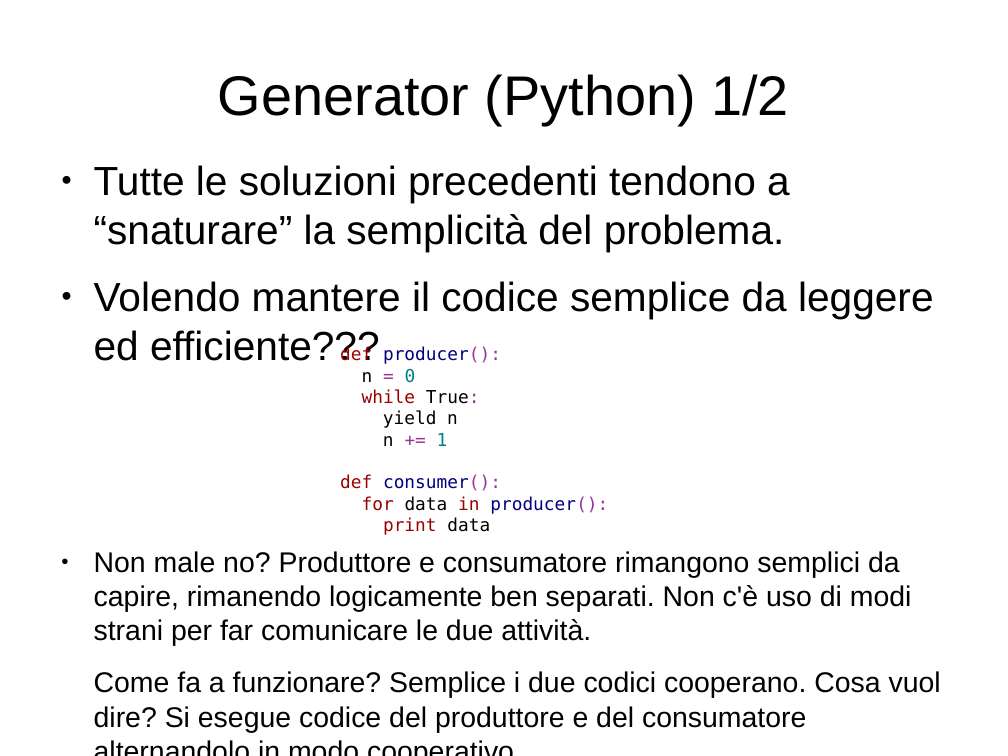
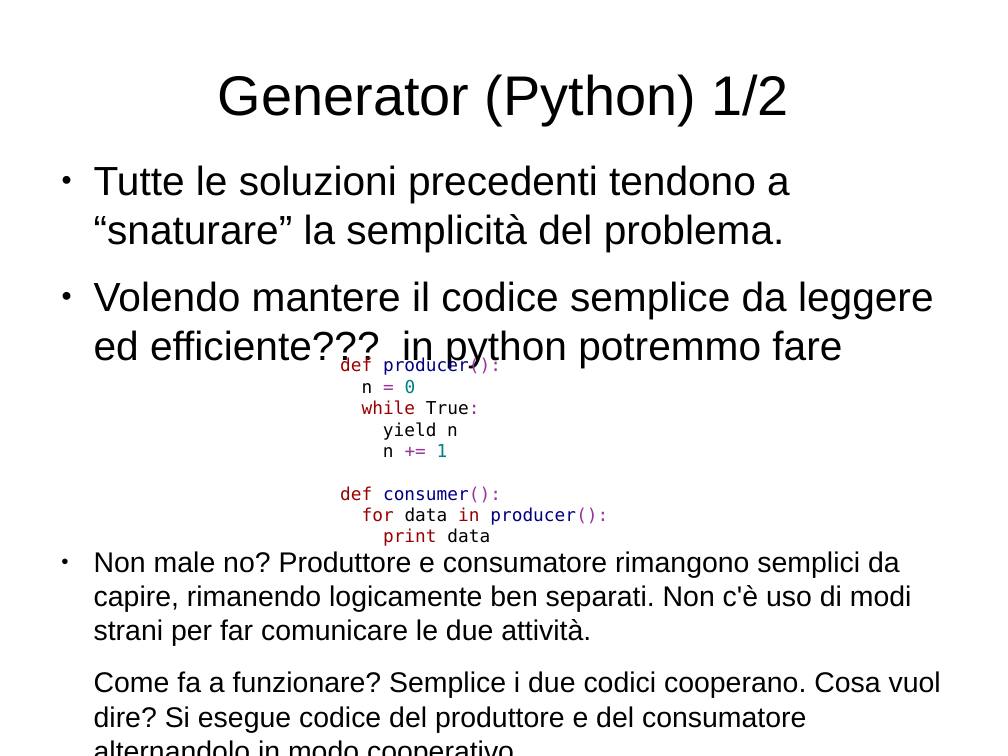
Before and after one commit to mdionisio/workshop_coroutine, a slide deck: slide 6 of presentazione.odp. Drawn at 1008x756 pixels with LibreOffice and Linux fonts; fonts in the diff are those of the drawing. Boxes give left, top, right and bottom in pixels: in the first picture for what was removed or moved away, otherwise in the second. Text is boxed around its words. In the diff, an @@ line names an element or a change of style, - is before the commit and + after.

```diff
--- a/presentazione.odp
+++ b/presentazione.odp
@@ text at box(94, 281, 934, 368): text changed @@
-● Volendo mantere il codice semplice da leggere ed efficiente???
+● Volendo mantere il codice semplice da leggere ed efficiente??? in python potremmo fare
@@ text "def producer():": place and size @@
-text "def producer():" at box(340, 346, 608, 535)
+text "def producer():" at box(340, 357, 608, 546)
```
Also in this commit, not shown: 7 other slides changed.
